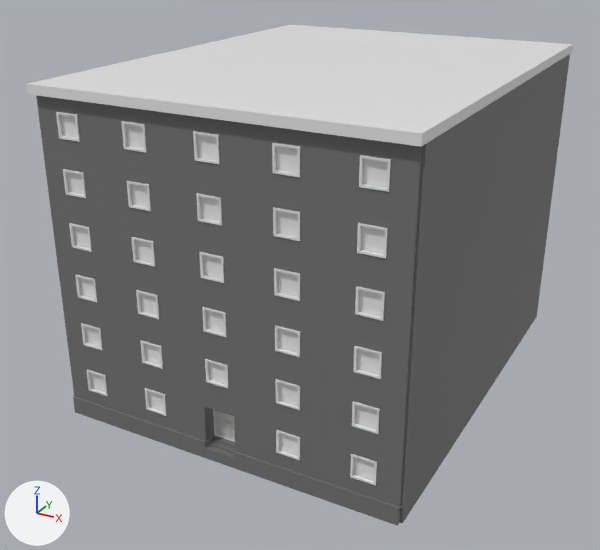
An edit to the FBX model OSB3D/Assets/Prefabs/Import/Buildings/BR20_F06_01.fbx, drawn before and after from the same camera.
Both versions are drawn from a camera (50 mm lens) standing at (38.2, -81.5, 26.1) and looking at (16.5, -42.0, 6.3). The axes (+X, +Y, +Z) are drawn at lower left. The lights are the same throughout.

Names of what the first picture shows: 'BR20_F06_01'.
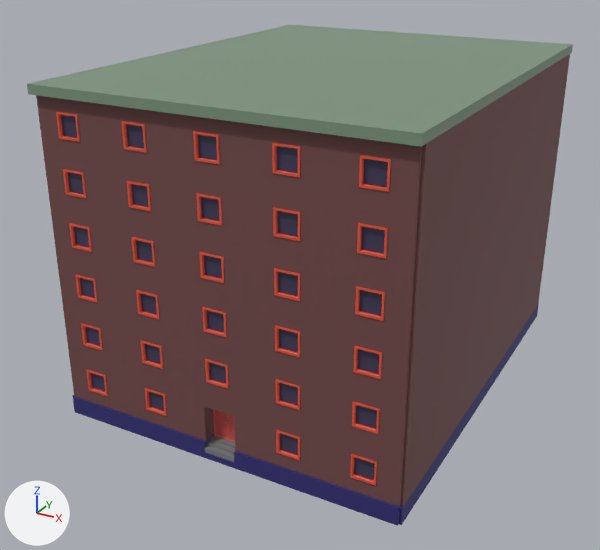
Boxes (x1, y1, x2, y2) around the edits, measured in the pictures (600 x 550 px):
'BR20_F06_01', recoloured (grey to brown)
    both: (27, 25, 573, 526)

The change, as a diff of the scene's bpy script:
```diff
--- a/OSB3D/Assets/Prefabs/Import/Buildings/BR20_F06_01.fbx.py
+++ b/OSB3D/Assets/Prefabs/Import/Buildings/BR20_F06_01.fbx.py
@@ mat_slab_004 @@
 mat_slab_004 = principled_material('Slab.004')
-mat_slab_004.base_color = (0.168, 0.168, 0.168)  # grey #727272
+mat_slab_004.base_color = (0.0266, 0.0244, 0.168)  # dark blue #2d2b72
 mat_slab_004.roughness = 0.701
@@ mat_roof_004 @@
 mat_roof_004 = principled_material('Roof.004')
-mat_roof_004.base_color = (0.8, 0.8, 0.8)  # white #e7e7e7
+mat_roof_004.base_color = (0.197, 0.299, 0.201)  # green #7b957c
 mat_roof_004.roughness = 0.4
@@ mat_facade_004 @@
 mat_facade_004 = principled_material('Facade.004')
-mat_facade_004.base_color = (0.168, 0.168, 0.168)  # grey #727272
+mat_facade_004.base_color = (0.168, 0.0656, 0.0646)  # brown #724848
 mat_facade_004.roughness = 0.701
@@ mat_frame_004 @@
 mat_frame_004 = principled_material('Frame.004')
-mat_frame_004.base_color = (0.8, 0.8, 0.8)  # white #e7e7e7
+mat_frame_004.base_color = (0.8, 0.0892, 0.0409)  # red #e75439
@@ mat_doorpanel_004 @@
 mat_doorpanel_004 = principled_material('DoorPanel.004')
-mat_doorpanel_004.base_color = (0.8, 0.8, 0.8)  # white #e7e7e7
+mat_doorpanel_004.base_color = (0.8, 0.131, 0.141)  # red #e76569
 mat_doorpanel_004.metallic = 0.5
@@ mat_windowglass_004 @@
 mat_windowglass_004 = principled_material('WindowGlass.004')
-mat_windowglass_004.base_color = (0.8, 0.8, 0.8)  # white #e7e7e7
+mat_windowglass_004.base_color = (0.0482, 0.0435, 0.0985)  # dark blue #3e3b58
 mat_windowglass_004.roughness = 0.4
```
